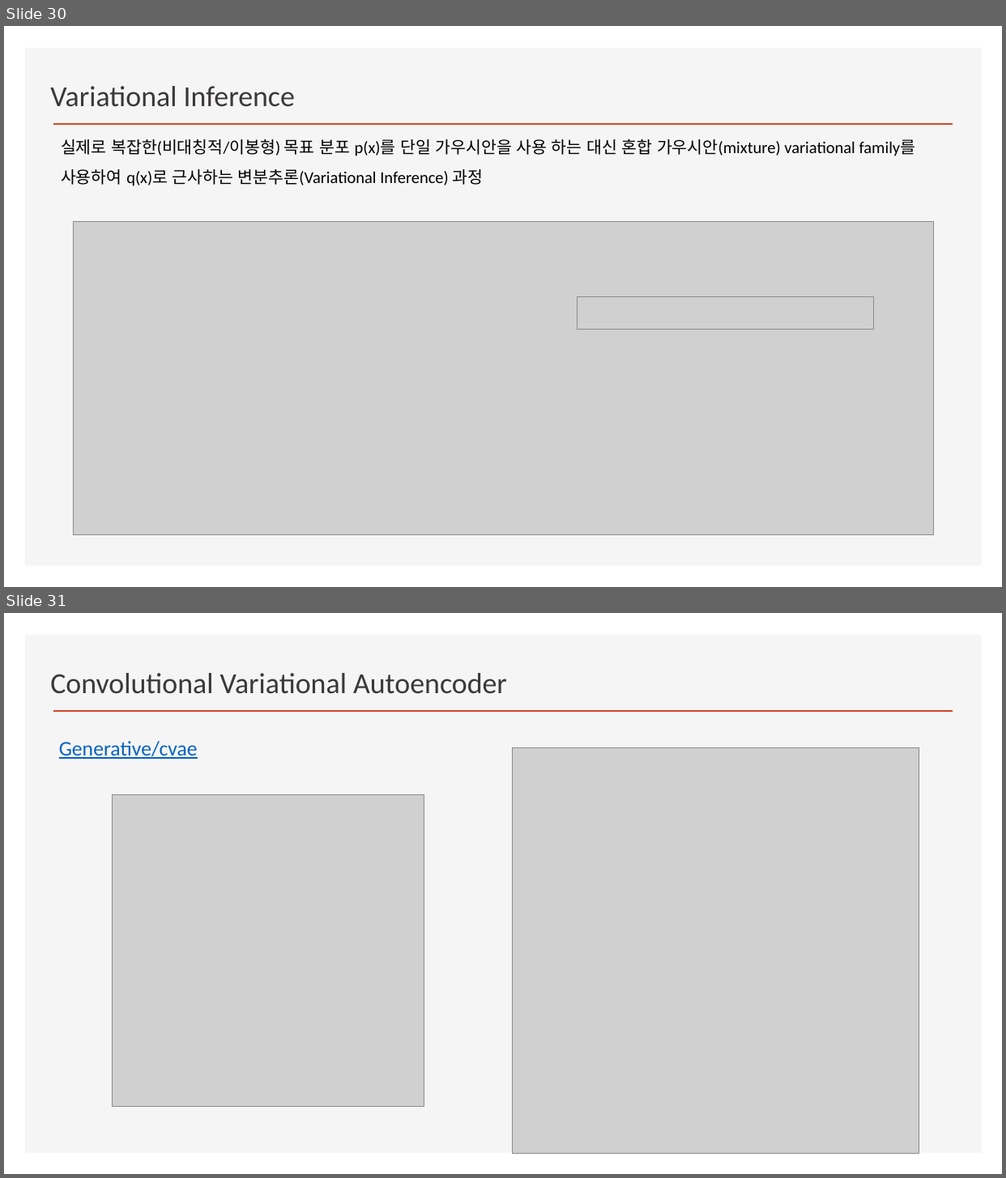
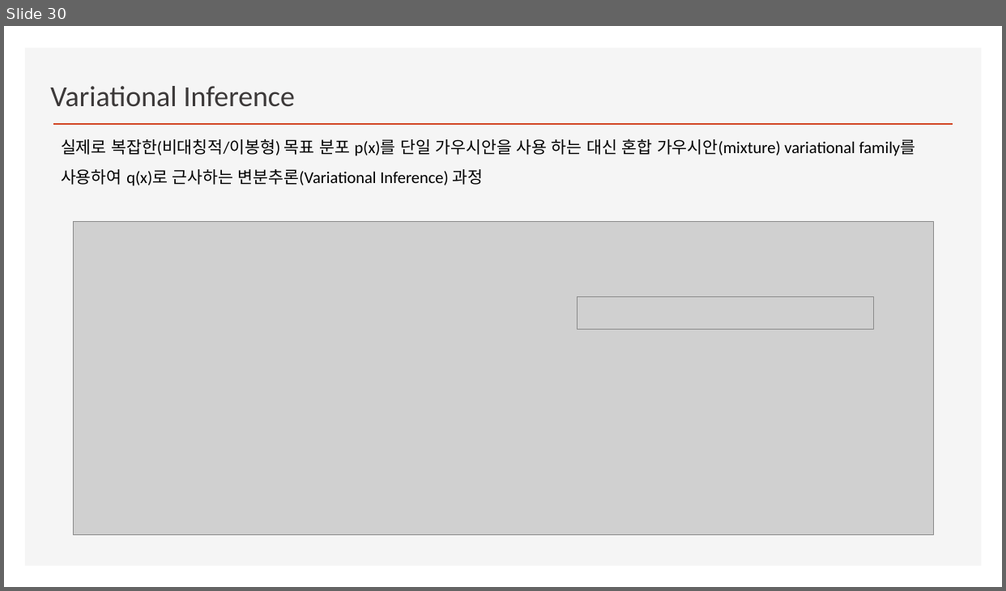
Before and after one commit to ancestor9/2026_Fall_AI-Literacy, a slide deck: Variational Autoencoders.pptx. Shown one above the other, each under a label of ours: slides 30 and 31 before the commit, slide 30 after it. The pictures are 1006x1178 and 1006x591 pixels, drawn with LibreOffice and Linux fonts; fonts in the diff are those of the drawing; grey boxes stand for pictures; background and template pictures are left out. Boxes give left, top, right and bottom in pixels: in the first picture for what was removed or moved away, otherwise in the second. Text is boxed around its words. In the diff, an @@ line names an element or a change of style, - is before the commit and + after.

```diff
--- a/Variational Autoencoders.pptx
+++ b/Variational Autoencoders.pptx
@@ slide 31 removed at (4,613,1002,1174), background #FFFFFF; not listed: 2 template elements that a slide beside it also shows @@
@@ text removed at (50,673,507,694) @@
-Convolutional Variational Autoencoder
@@ text removed at (59,741,198,759) @@
-Generative/cvae
@@ picture removed at (513,747,918,1154) @@
@@ picture removed at (112,795,424,1107) @@
```
Also in this commit, not shown: 2 slides changed, 3 slides added.
